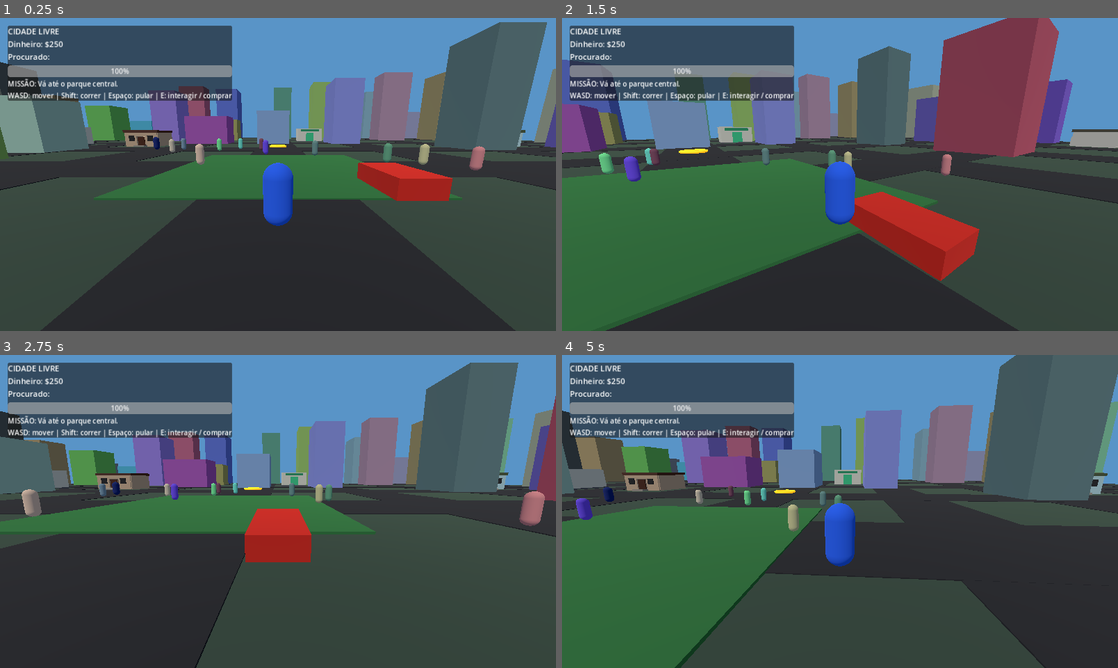
Above: before the commit, frames 1-4 (two rows, left to right).
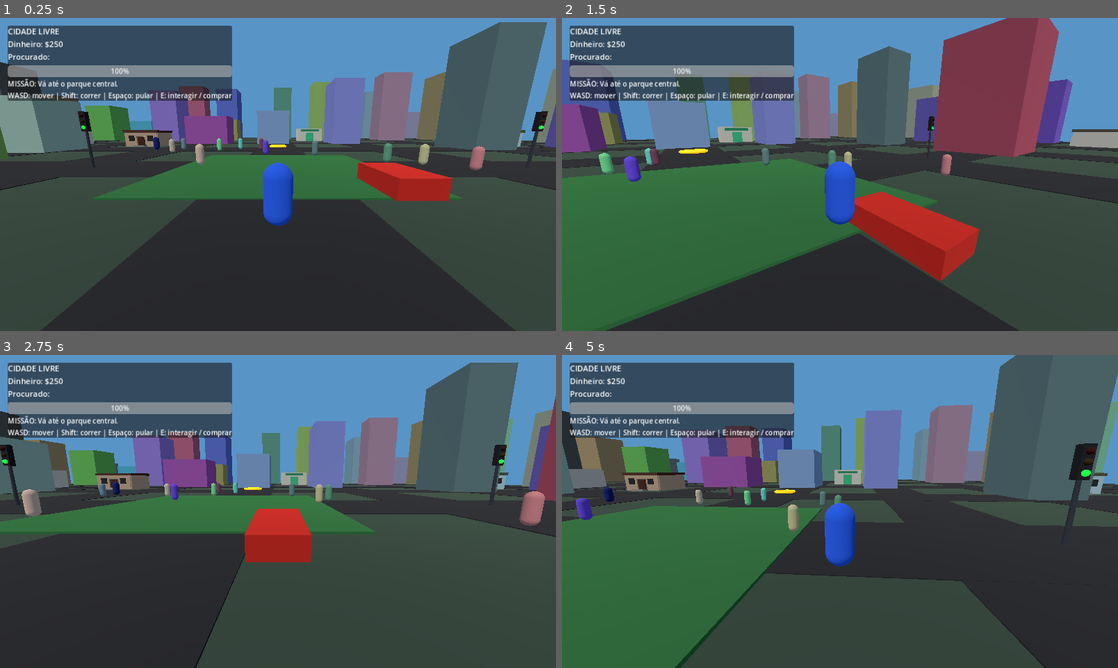
Above: after the commit, the same moments.

Repository: aykon042-cpu/CIDADE-LIVRE
Game: Godot game, scene res://scenes/Main.tscn
Two runs of this game, one before a commit and one after it. Both use one fixed random seed, a clock stepped at 60 frames per second and the inputs below.
Inputs (mouse positions are in pixels of both pictures, inside the frame that each line leads up to):
- Up to frame 1 (0.25 s): no input
- Up to frame 2 (1.5 s): move the mouse to (867, 174) at 0.52 s; hold E (interact) 0.53-1.28 s; hold W (move_forward) from 0.53 s (still down); tap Space (jump) at 0.77 s; move the mouse to (812, 174) at 1.27 s; tap Ctrl (sprint) at 1.35 s
- Up to frame 3 (2.75 s): keep holding W (move_forward); tap Space (jump) at 1.52 s; move the mouse to (289, 505) at 2.02 s; hold E (interact) from 2.03 s (still down)
- Up to frame 4 (5 s): keep holding W (move_forward); move the mouse to (834, 517) at 2.77 s; release E (interact) at 2.78 s; tap Ctrl (sprint) at 2.85, 4.35 s; tap Space (jump) at 3.02, 3.77, 4.52 s; move the mouse to (878, 514) at 3.52 s; hold E (interact) 3.53-4.28 s; move the mouse to (795, 508) at 4.27 s

The runs differ from the first frame. In frame 1, 0.3% of the frame differs, in the area x 14-99%, y 29-46%; in frame 2, less than 0.1%; in frame 3, 0.4%; in frame 4, 0.6%, in the area x 90-97%, y 28-55%.
Error in both runs: Invalid assignment of property or key 'waypoints' with value of type 'Array' on a base object of type 'VehicleBody3D (CityTrafficVehicle)'. (res://scripts/worl…

Commit message:
Place timed traffic signals and connect city traffic

Diff:
--- a/CIDADE_LIVRE_GODOT/scripts/world.gd
+++ b/CIDADE_LIVRE_GODOT/scripts/world.gd
@@ -10,6 +10,7 @@
 const TRAFFIC_SCRIPT = preload("res://scripts/traffic_vehicle.gd")
 const HOUSE_SCRIPT = preload("res://scripts/residential_house.gd")
 const SHOP_SCRIPT = preload("res://scripts/shop.gd")
+const TRAFFIC_SIGNAL_SCRIPT = preload("res://scripts/traffic_signal.gd")
 var player: CharacterBody3D
 var wanted_level := 0
 var money := 250
@@ -30,6 +31,7 @@
 var marker_material: StandardMaterial3D
 var houses: Array[Node3D] = []
 var shops: Array[Node3D] = []
+var traffic_signals: Array[Node3D] = []
 
 func _ready() -> void:
 	_build_environment()
@@ -38,6 +40,7 @@
 	_build_hud()
 	_spawn_population()
 	_spawn_vehicle()
+	_spawn_traffic_signals()
 	_spawn_traffic()
 	_spawn_police()
 	_setup_game_systems()
@@ -184,6 +187,8 @@
 		traffic.position = Vector3(lane_x, 1.0, randf_range(-55.0, 55.0))
 		traffic.waypoints = [Vector3(lane_x, 0.0, -82.0), Vector3(lane_x, 0.0, 82.0)]
 		traffic.traffic_color = Color(randf_range(0.12, 0.8), randf_range(0.12, 0.8), randf_range(0.12, 0.8))
+		if not traffic_signals.is_empty():
+			traffic.traffic_signal = traffic_signals[traffic_cars.size() % traffic_signals.size()]
 		for wheel_pos in [Vector3(-0.8, 0.25, -1.1), Vector3(0.8, 0.25, -1.1), Vector3(-0.8, 0.25, 1.1), Vector3(0.8, 0.25, 1.1)]:
 			var wheel := VehicleWheel3D.new()
 			wheel.position = wheel_pos
@@ -194,6 +199,15 @@
 			traffic.add_child(wheel)
 		add_child(traffic)
 		traffic_cars.append(traffic)
+
+func _spawn_traffic_signals() -> void:
+	for lane_x in [-20.0, 20.0, 40.0]:
+		var signal_node := Node3D.new()
+		signal_node.set_script(TRAFFIC_SIGNAL_SCRIPT)
+		signal_node.name = "TrafficSignal_%d" % traffic_signals.size()
+		signal_node.position = Vector3(lane_x + 3.0, 0.0, 0.0)
+		add_child(signal_node)
+		traffic_signals.append(signal_node)
 
 func _unhandled_input(event: InputEvent) -> void:
 	if not event.is_action_pressed("interact"):
